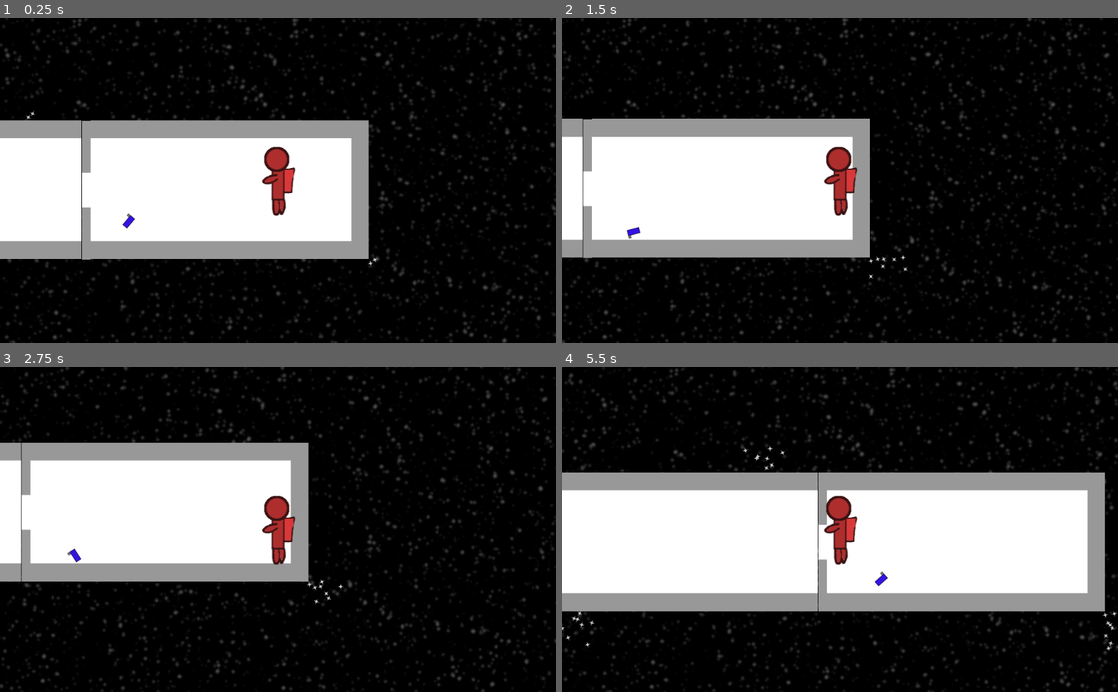
Above: before the commit, frames 1-4 (two rows, left to right).
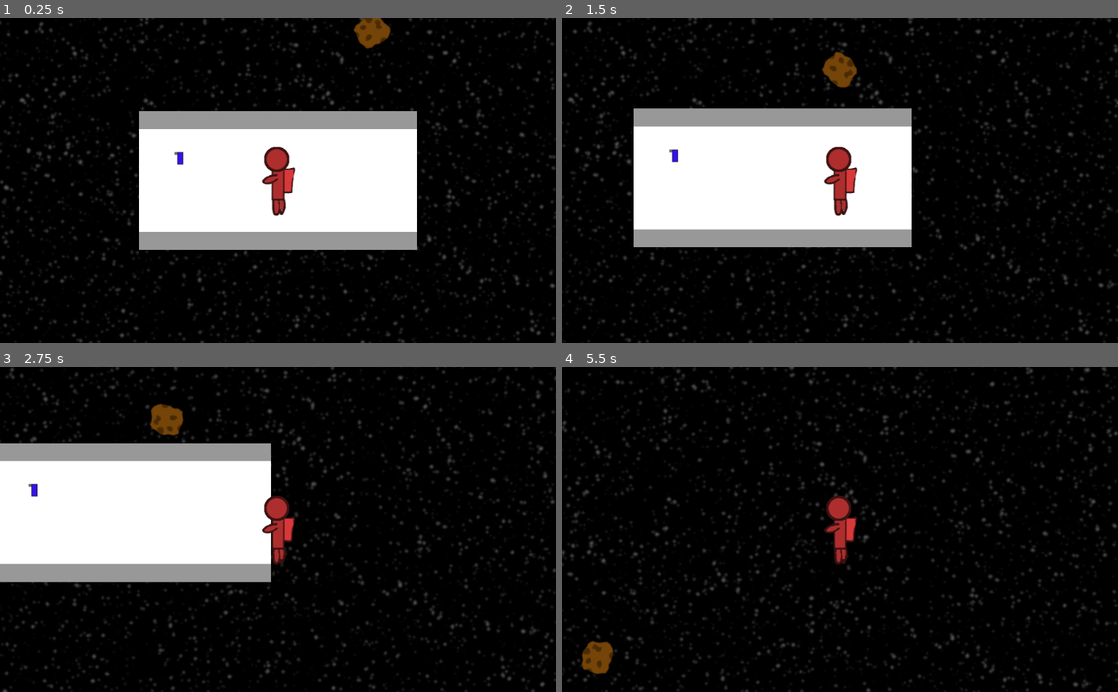
Above: after the commit, the same moments.

Repository: thecyberwraith/cb-gamejam-2021
Game: Godot game, scene res://Levels/Level6/Level6.tscn
The game is run twice, just before and just after one commit, with the same random seed, the same clock (stepped at 60 frames per second) and the same inputs. Before the commit the project starts from res://Levels/Level5/Level5.tscn.
Inputs:
- Up to frame 1 (0.25 s): no input
- Up to frame 2 (1.5 s): hold Right (ui_right) 0.53-1.28 s; tap Space (ui_select) at 0.77 s; hold Down (ui_down) from 1.28 s (still down)
- Up to frame 3 (2.75 s): tap Space (ui_select) at 1.52 s; release Down (ui_down) at 2.03 s; hold Right (ui_right) from 2.03 s (still down)
- Up to frame 4 (5.5 s): release Right (ui_right) at 2.78 s; hold Up (ui_up) 2.78-3.53 s; tap Space (ui_select) at 3.02, 3.77, 4.52 s; hold Left (ui_left) 3.53-5.03 s; hold Down (ui_down) from 5.03 s (still down)

The runs differ from the first frame. In frame 1, 24% of the frame differs, in the area x 0-100%, y 0-100%; in frame 2, 20%; in frame 3, 8.2%; in frame 4, 45%.

Commit message:
Added asteroids and level 6.

Diff:
--- /dev/null
+++ b/Levels/Hazards/Asteroid/AsteroidScene.gd
@@ -0,0 +1,15 @@
+extends RigidBody2D
+
+class_name Asteroid
+
+signal collision
+
+var report: bool = true
+
+func _ready():
+	connect("body_entered", self, "body_entered")
+
+func body_entered(body):
+	var result = Physics2DTestMotionResult.new()
+	if test_motion(Vector2(0,0), true, 0.08, result):
+		emit_signal("collision", result)
--- /dev/null
+++ b/Levels/Hazards/Asteroid/AsteroidScene.tscn
@@ -0,0 +1,19 @@
+[gd_scene load_steps=3 format=2]
+
+[ext_resource path="res://Levels/Hazards/Asteroid/Asteroid.png" type="Texture" id=1]
+[ext_resource path="res://Levels/Hazards/Asteroid/AsteroidScene.gd" type="Script" id=2]
+
+[node name="Asteroid" type="RigidBody2D"]
+collision_layer = 4
+collision_mask = 4
+mass = 9.57
+contacts_reported = 4
+contact_monitor = true
+script = ExtResource( 2 )
+
+[node name="Sprite" type="Sprite" parent="."]
+texture = ExtResource( 1 )
+
+[node name="CollisionPolygon2D" type="CollisionPolygon2D" parent="."]
+position = Vector2( 2.11588, 0.445446 )
+polygon = PoolVector2Array( 8.6886, -28.4314, 22.943, -16.7384, 28.7338, -6.49307, 24.0566, 17.4498, 15.5931, 27.5838, -7.79303, 24.577, -32.7382, 9.98856, -28.3951, -13.0634, -20.4883, -29.0996 )
--- /dev/null
+++ b/Levels/Level6/Level6.gd
@@ -0,0 +1,22 @@
+extends Node2D
+
+const AirLeak: PackedScene = preload("res://Levels/Interactables/AirLeak/AirLeakScene.tscn")
+
+onready var asteroid: Asteroid = get_node("Asteroid")
+onready var level_core: LevelCore = get_node("LevelCore")
+
+var leak_created:bool = false
+
+func _ready():
+	asteroid.connect("collision", self, "asteroid_contact")
+
+func _process(_delta):
+	if leak_created and len(get_tree().get_nodes_in_group('leaks')) == 0:
+		level_core.level_success()
+
+func asteroid_contact(state: Physics2DTestMotionResult):
+	var leak = AirLeak.instance()
+	leak.position = state.collision_point
+	leak.rotation = (-1*state.collision_normal).angle()
+	add_child(leak)
+	leak_created = true
--- /dev/null
+++ b/Levels/Level6/Level6.tscn
@@ -0,0 +1,28 @@
+[gd_scene load_steps=6 format=2]
+
+[ext_resource path="res://Levels/LevelCore.tscn" type="PackedScene" id=1]
+[ext_resource path="res://Levels/Statics/Corridor/Corridor.tscn" type="PackedScene" id=2]
+[ext_resource path="res://Levels/Hazards/Asteroid/AsteroidScene.tscn" type="PackedScene" id=3]
+[ext_resource path="res://Levels/Level6/Level6.gd" type="Script" id=4]
+[ext_resource path="res://Items/Torch/Torch.tscn" type="PackedScene" id=5]
+
+[node name="Level6" type="Node2D"]
+script = ExtResource( 4 )
+
+[node name="Ship" type="Node2D" parent="."]
+
+[node name="Corridor" parent="Ship" instance=ExtResource( 2 )]
+
+[node name="LevelCore" parent="." instance=ExtResource( 1 )]
+
+[node name="Starts" type="Node2D" parent="."]
+
+[node name="Position2D" type="Position2D" parent="Starts"]
+
+[node name="Asteroid" parent="." instance=ExtResource( 3 )]
+position = Vector2( 182.434, -288.5 )
+linear_velocity = Vector2( -40, 60 )
+angular_velocity = -4.0
+
+[node name="Torch" parent="." instance=ExtResource( 5 )]
+position = Vector2( -179.605, -41.0122 )
--- a/Levels/Statics/Corridor/Corridor.tscn
+++ b/Levels/Statics/Corridor/Corridor.tscn
@@ -11,6 +11,8 @@
 texture = ExtResource( 1 )
 
 [node name="StaticBody2D" type="StaticBody2D" parent="."]
+collision_layer = 5
+collision_mask = 5
 
 [node name="CollisionShape2D" type="CollisionShape2D" parent="StaticBody2D"]
 position = Vector2( -3.05176e-05, -111.685 )
--- a/Levels/Statics/DeadEnd/DeadEnd.tscn
+++ b/Levels/Statics/DeadEnd/DeadEnd.tscn
@@ -14,6 +14,8 @@
 texture = ExtResource( 1 )
 
 [node name="StaticBody2D" type="StaticBody2D" parent="."]
+collision_layer = 5
+collision_mask = 5
 
 [node name="CollisionShape2D" type="CollisionShape2D" parent="StaticBody2D"]
 position = Vector2( 0, -110.875 )
--- a/Levels/Statics/WallWithHole/WallWithHole.tscn
+++ b/Levels/Statics/WallWithHole/WallWithHole.tscn
@@ -6,6 +6,8 @@
 extents = Vector2( 7.92291, 47.8265 )
 
 [node name="WallWithHole" type="StaticBody2D"]
+collision_layer = 5
+collision_mask = 5
 
 [node name="Sprite" type="Sprite" parent="."]
 texture = ExtResource( 1 )
--- a/project.godot
+++ b/project.godot
@@ -23,6 +23,11 @@
 "class": "AirLock",
 "language": "GDScript",
 "path": "res://Items/AirLock/AirLock.gd"
+}, {
+"base": "RigidBody2D",
+"class": "Asteroid",
+"language": "GDScript",
+"path": "res://Levels/Hazards/Asteroid/AsteroidScene.gd"
 }, {
 "base": "RigidBody2D",
 "class": "Astronaut",
@@ -108,6 +113,7 @@
 "AirLeak": "",
 "AirLeakInteractableArea": "",
 "AirLock": "",
+"Asteroid": "",
 "Astronaut": "",
 "AstronautCamera": "",
 "AstronautHandler": "",
@@ -129,7 +135,7 @@
 [application]
 
 config/name="It's Not Rocket Science"
-run/main_scene="res://Levels/Level5/Level5.tscn"
+run/main_scene="res://Levels/Level6/Level6.tscn"
 config/icon="res://icon.png"
 
 [input]
@@ -144,6 +150,7 @@
 
 2d_physics/layer_1="Bumpables"
 2d_physics/layer_2="Interactables"
+2d_physics/layer_3="Air Leakers"
 
 [physics]
 
Binary file added: Levels/Hazards/Asteroid/Asteroid.png
Not shown, added: Levels/Hazards/Asteroid/Asteroid.xcf
